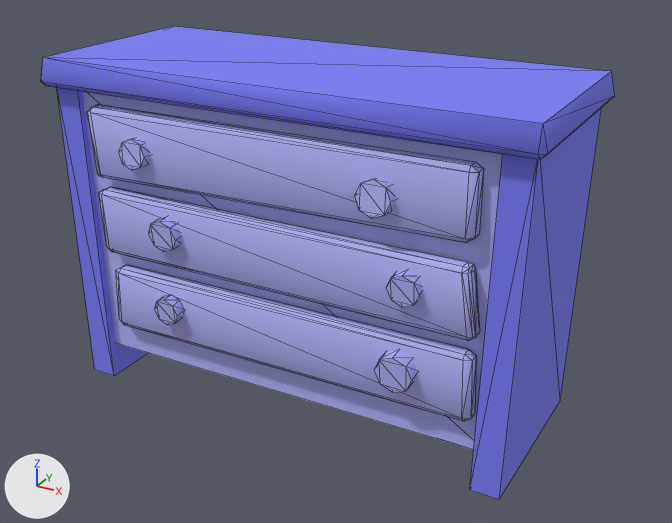
Renders of the FBX model Assets/3D/Environment/chestDrawers.FBX from each side of a commit.
Rendered twice from a camera (50 mm lens) standing at (4.54, -8.94, 5.5) and looking at (0.21, -1.08, 1.57). Arrows for +X, +Y and +Z are at lower left; the lights stay in place. Mesh edges are drawn as thin lines.

The scene before the commit, as lines of its bpy script (objects in view):
```python
me_mesh = bpy.data.meshes.new('Mesh')
me_mesh.from_pydata(...)  # 206 vertices, 284 faces; spans x -2.64..2.64, y -2.25..0.0, z 0.0..3.61
# faces by material slot: [254, 30]
me_mesh.materials.append(mat_baul_2)  # blue #b4b4f8
me_mesh.materials.append(mat_baul1)  # blue #7c7cf6
ob_chestdrawers = bpy.data.objects.new('chestDrawers', me_mesh)
ob_chestdrawers.location = (0.0, 0.0, 0.0)
```
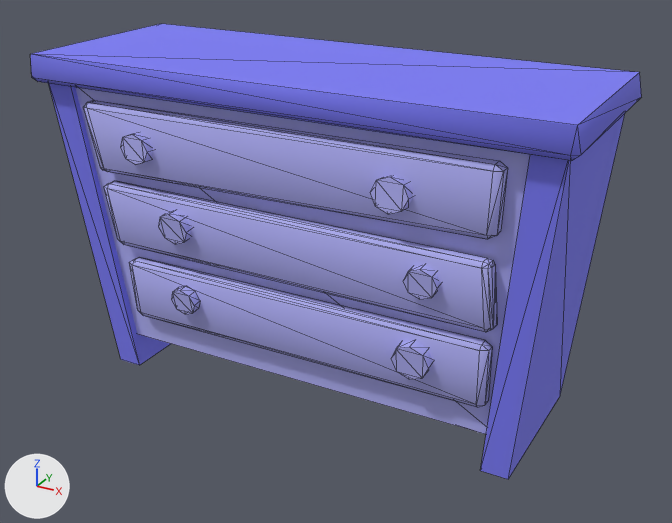
Edits to the bpy script that builds the scene:
```text
Change me_mesh:
    used by ob_chestdrawers; location = (0.0, 0.0, 0.0)
    remove me_mesh.from_pydata(...)  # 206 vertices, 284 faces; spans x -2.64..2.64, y -2.25..0.0, z 0.0..3.61
    add me_mesh.from_pydata(...)  # 206 vertices, 284 faces; spans x -2.87..2.87, y -2.08..0.08, z 0.0..3.61
    me_mesh part 1: the loose piece of 16 vertices spanning x -1.32..-0.97, y -2.24..-2.06, z 1.82..2.17 is multiplied about its middle by the matrix ((1.01, 0.001, -0.024), (-0.002, 1.009, -0.052), (0.024, 0.053, 1.008)), then moved by (-0.03, 0.2, 0.0)
    me_mesh part 2: the loose piece of 16 vertices spanning x -1.32..-1.03, y -2.23..-2.08, z 0.99..1.29 is multiplied about its middle by the matrix ((0.995, 0.001, -0.025), (-0.002, 0.994, -0.051), (0.025, 0.051, 0.993)), then moved by (0.01, 0.26, 0.0)
    me_mesh part 3: the loose piece of 16 vertices spanning x 1.34..1.65, y -2.23..-2.07, z 1.83..2.16 is multiplied about its middle by the matrix ((1.01, -0.001, 0.019), (0.002, 1.009, -0.053), (-0.019, 0.053, 1.008)), then moved by (0.08, 0.2, 0.0)
    me_mesh part 4: the loose piece of 16 vertices spanning x 1.03..1.37, y -2.24..-2.06, z 2.62..2.96 is multiplied about its middle by the matrix ((1.02, 0.001, 0.014), (0.0, 1.018, -0.056), (-0.014, 0.056, 1.018)), then moved by (0.09, 0.14, 0.0)
    me_mesh part 5: the loose piece of 16 vertices spanning x -1.6..-1.29, y -2.23..-2.07, z 2.63..2.95 is multiplied about its middle by the matrix ((1.02, -0.002, -0.029), (0.0, 1.018, -0.056), (0.029, 0.056, 1.018)), then moved by (-0.09, 0.14, 0.0)
    me_mesh part 6: 126 of 206 vertices moved; they spanned x -2.64..2.64, y -2.25..0.0, z 0.0..3.61 and now span x -2.87..2.87, y -2.08..0.08, z 0.0..3.61; mean shift (0.02, 0.18, 0.0); largest move (-2.46, -2.04, 0.0) -> (-2.35, -1.7, 0.0)
```

Location of each change, [x1, y1, x2, y2] in pixels of the pictures (672 x 523 px; the box of a moved part takes in the faces that stretch with it):
'chestDrawers', reshaped (6% wider)
    before: [41, 26, 615, 499]
    after: [31, 24, 642, 479]
part 1 of me_mesh, moved or reshaped
    before: [148, 218, 181, 252]
    after: [158, 211, 191, 244]
part 2 of me_mesh, moved or reshaped
    before: [154, 295, 184, 325]
    after: [171, 286, 200, 314]
part 3 of me_mesh, moved or reshaped
    before: [386, 271, 423, 307]
    after: [403, 265, 441, 299]
part 4 of me_mesh, moved or reshaped
    before: [355, 178, 396, 218]
    after: [370, 175, 413, 214]
part 5 of me_mesh, moved or reshaped
    before: [119, 138, 150, 170]
    after: [121, 133, 153, 165]
part 6 of me_mesh, moved or reshaped
    before: [41, 26, 615, 499]
    after: [31, 24, 642, 479]
